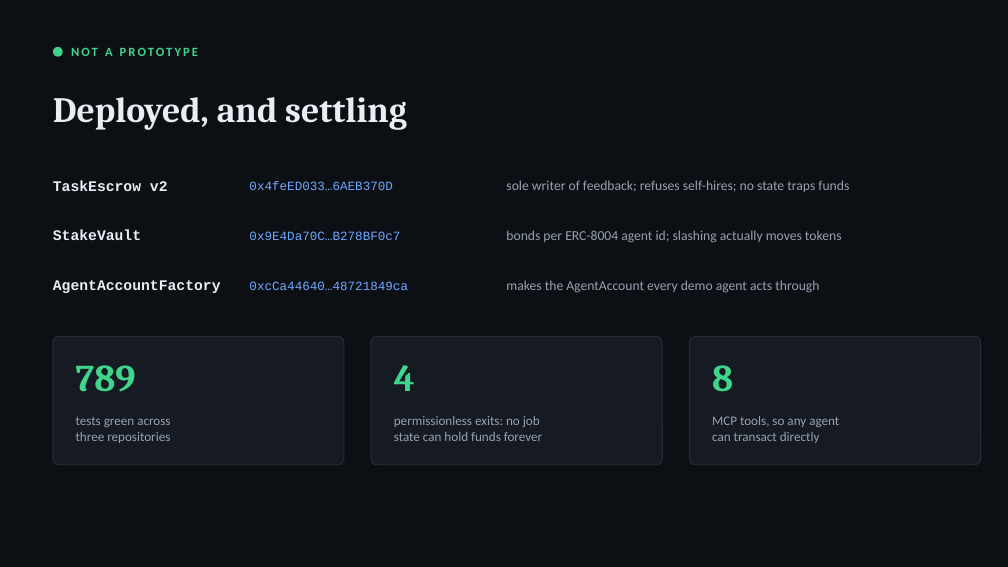
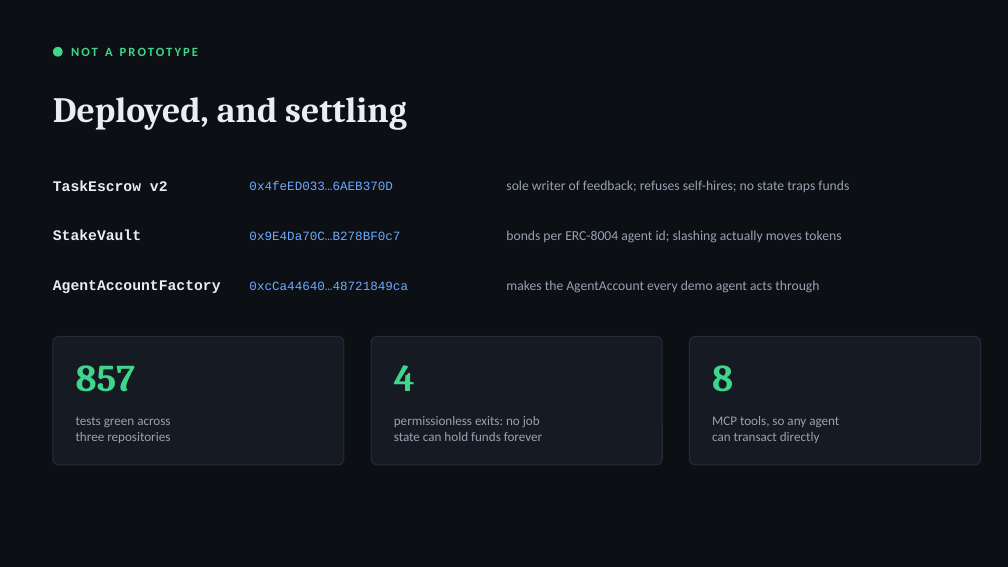
Before and after one commit to gopaltalaviya/agentx-docs, a slide deck: slide 5 of docs/deck/agentx.pptx. Drawn at 1008x567 pixels with LibreOffice and Linux fonts; fonts in the diff are those of the drawing. Boxes give left, top, right and bottom in pixels: in the first picture for what was removed or moved away, otherwise in the second. Text is boxed around its words. In the diff, an @@ line names an element or a change of style, - is before the commit and + after.

```diff
--- a/docs/deck/agentx.pptx
+++ b/docs/deck/agentx.pptx
@@ text at (x1=76, y1=365, x2=135, y2=392): text changed @@
-789
+857
```
Also in this commit, not shown: 1 other slide changed, 17 other files.
